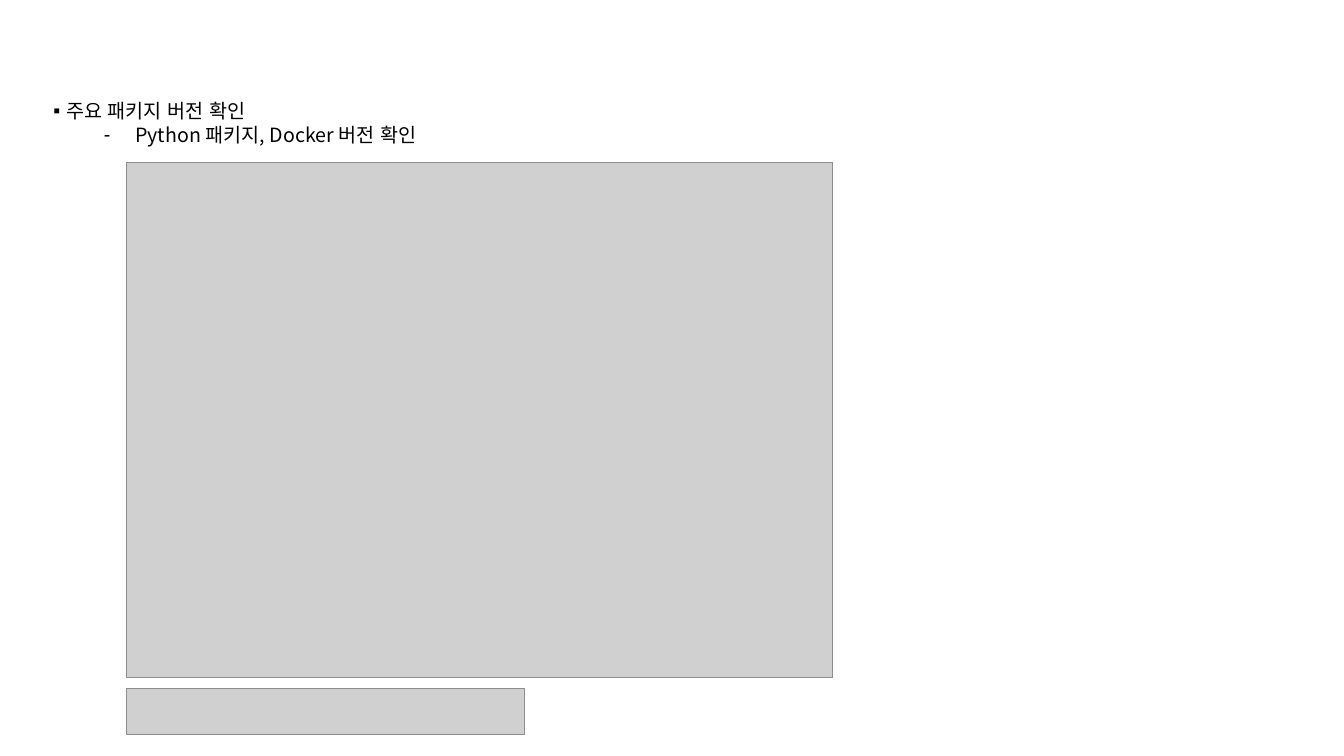
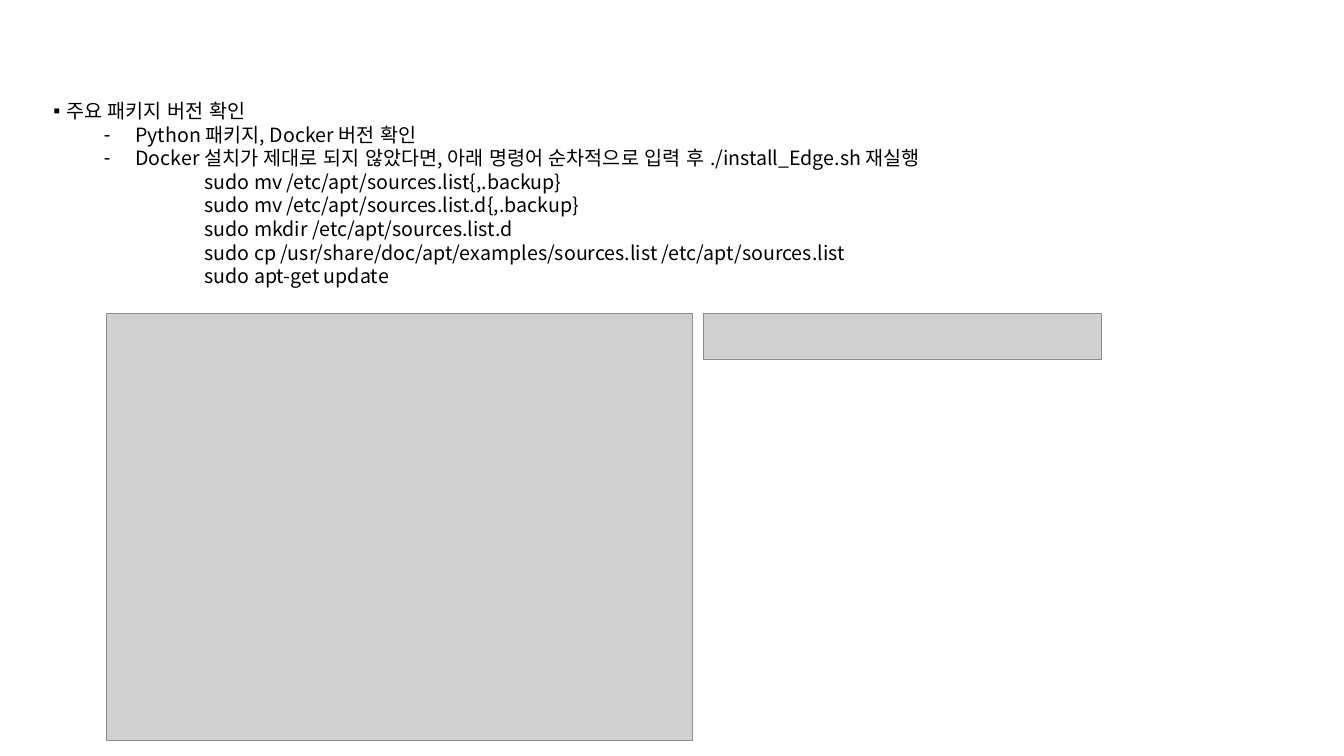
Before and after one commit to auto-mos/MOS-Packages, a slide deck: slide 9 of Tiny Package/MOS Edge/MOS Edge Manual.pptx. Drawn at 1344x756 pixels with LibreOffice and Linux fonts; fonts in the diff are those of the drawing; grey boxes stand for pictures; background and template pictures are left out. Boxes give left, top, right and bottom in pixels: in the first picture for what was removed or moved away, otherwise in the second. Text is boxed around its words. In the diff, an @@ line names an element or a change of style, - is before the commit and + after.

```diff
--- a/Tiny Package/MOS Edge/MOS Edge Manual.pptx
+++ b/Tiny Package/MOS Edge/MOS Edge Manual.pptx
@@ text at [135,145,920,288]: paragraphs added @@
+  – Docker 설치가 제대로 되지 않았다면, 아래 명령어 순차적으로 입력 후 ./install_Edge.sh 재실행
+  sudo mv /etc/apt/sources.list{,.backup}
+  sudo mv /etc/apt/sources.list.d{,.backup}
+  sudo mkdir /etc/apt/sources.list.d
+  sudo cp /usr/share/doc/apt/examples/sources.list /etc/apt/sources.list
+  sudo apt-get update
@@ picture: place and size @@
-picture at [127,162,833,678]
+picture at [106,314,693,741]
@@ picture: place and size @@
-picture at [127,689,525,735]
+picture at [704,314,1102,360]
```
Also in this commit, not shown: 1 other file.
